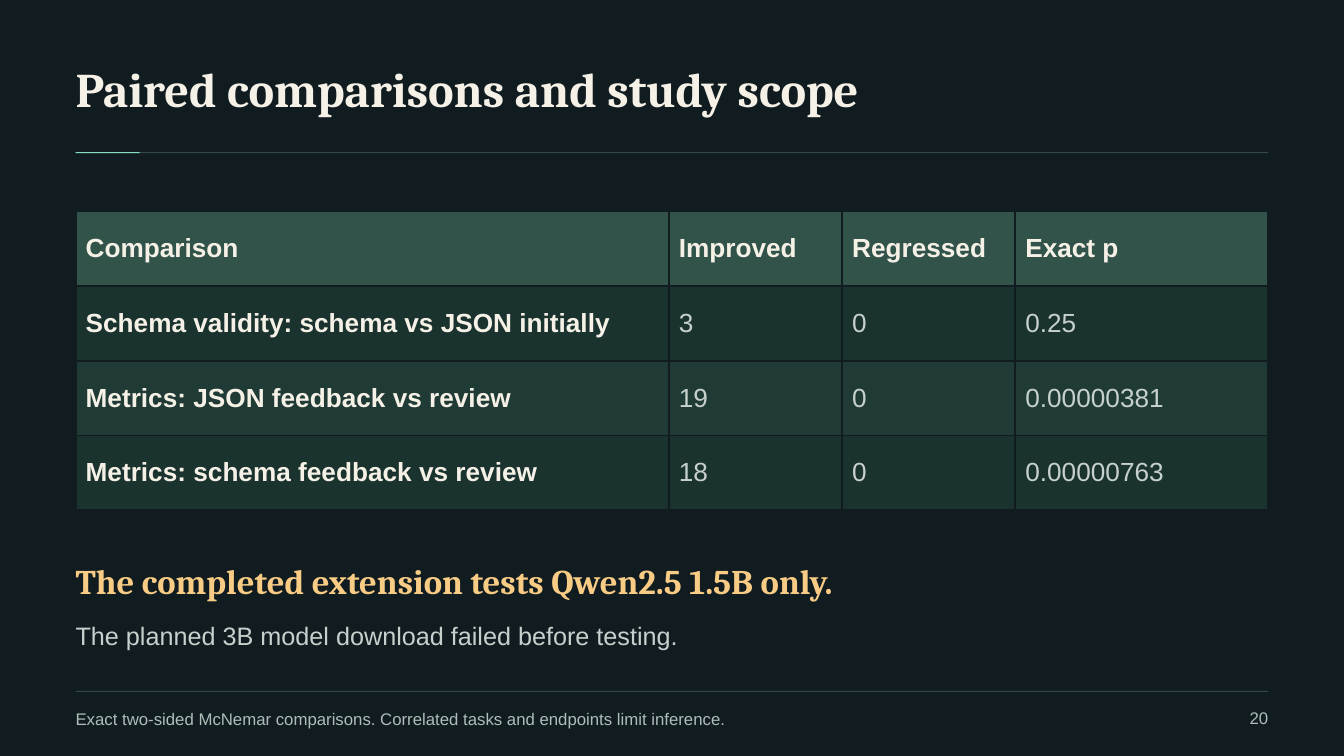
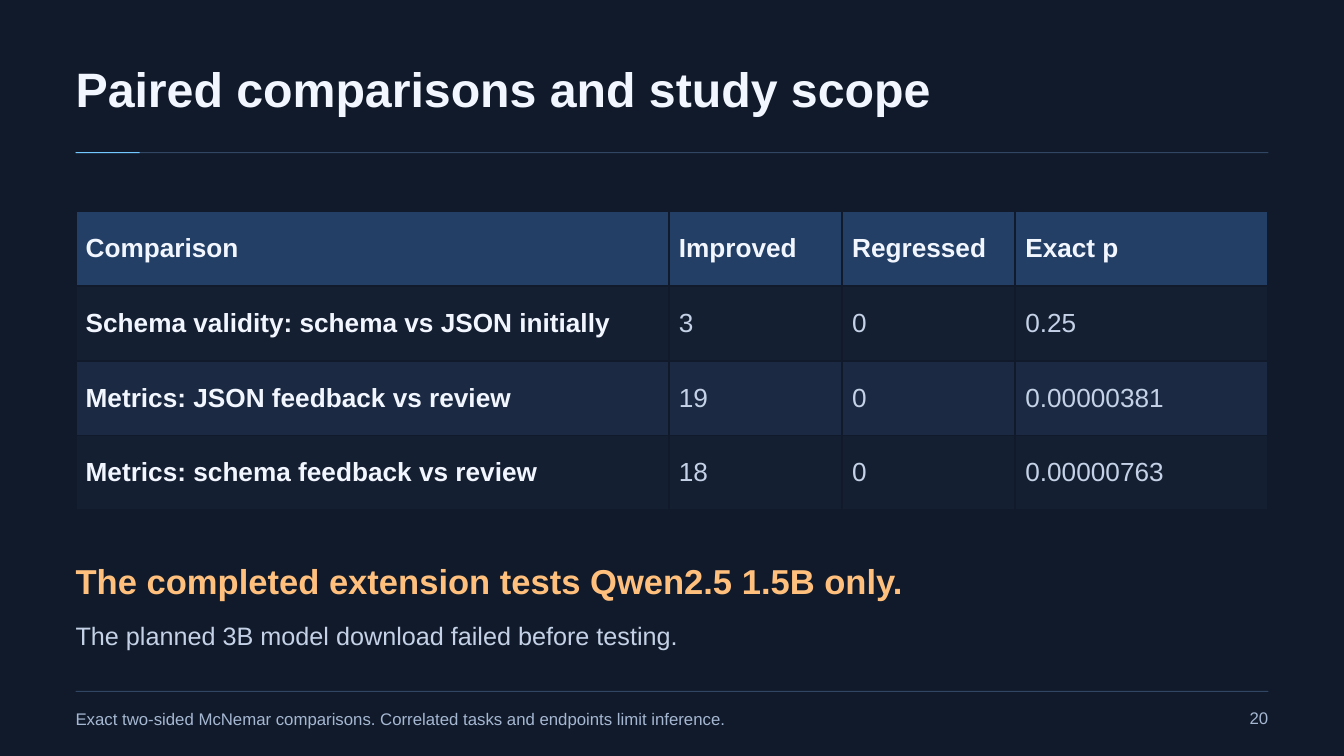
Before and after one commit to naazzarov/trustverify-ai-analysis, a slide deck: slide 20 of presentation/TrustVerify-Dark-Defense.pptx. Drawn at 1344x756 pixels with LibreOffice and Linux fonts; fonts in the diff are those of the drawing. Boxes give left, top, right and bottom in pixels: in the first picture for what was removed or moved away, otherwise in the second. Text is boxed around its words. In the diff, an @@ line names an element or a change of style, - is before the commit and + after.

```diff
--- a/presentation/TrustVerify-Dark-Defense.pptx
+++ b/presentation/TrustVerify-Dark-Defense.pptx
@@ background #111C21 to #101A2A @@
@@ text "Paired comparisons and study scope" at <box>76,72,930,116</box>: font Cambria to Arial, text colour #F5F1E7 to #F2F6FF @@
@@ rectangle at <box>76,152,1268,153</box>: fill #354944 to #304663 @@
@@ rectangle at <box>76,152,140,153</box>: fill #81DFC0 to #72C8FF @@
@@ table at <box>76,211,1269,510</box> @@
@@ fill #31534A to #233F65 in row 1 @@
@@ fill #1B332F to #151F32 in 8 cells @@
@@ fill #203B35 to #1B2A42 in row 3 @@
@@ text colour #F5F1E7 to #F2F6FF in "Comparison", "Improved", "Regressed", "Exact p" and 3 more places @@
@@ text colour #C6D0CC to #C4D1E6 in "3", "0", "0.25", "19" and 5 more places @@
@@ borders changed @@
@@ text "The completed extension tests Qwen2.5 ..." at <box>76,569,902,601</box>: font Cambria to Arial, text colour #F9CC85 to #FFBF7D @@
@@ text "The planned 3B model download ..." at <box>76,626,677,651</box>: text colour #C6D0CC to #C4D1E6 @@
@@ text "Exact two-sided McNemar comparisons. Correlated ..." at <box>76,713,725,729</box>: text colour #AEBDB9 to #A6B7D2 @@
@@ rectangle at <box>76,691,1268,692</box>: fill #354944 to #304663 @@
@@ text "20" at <box>1250,712,1269,724</box>: text colour #AEBDB9 to #A6B7D2 @@
```
Also in this commit, not shown: 21 other slides changed, 7 other files.
